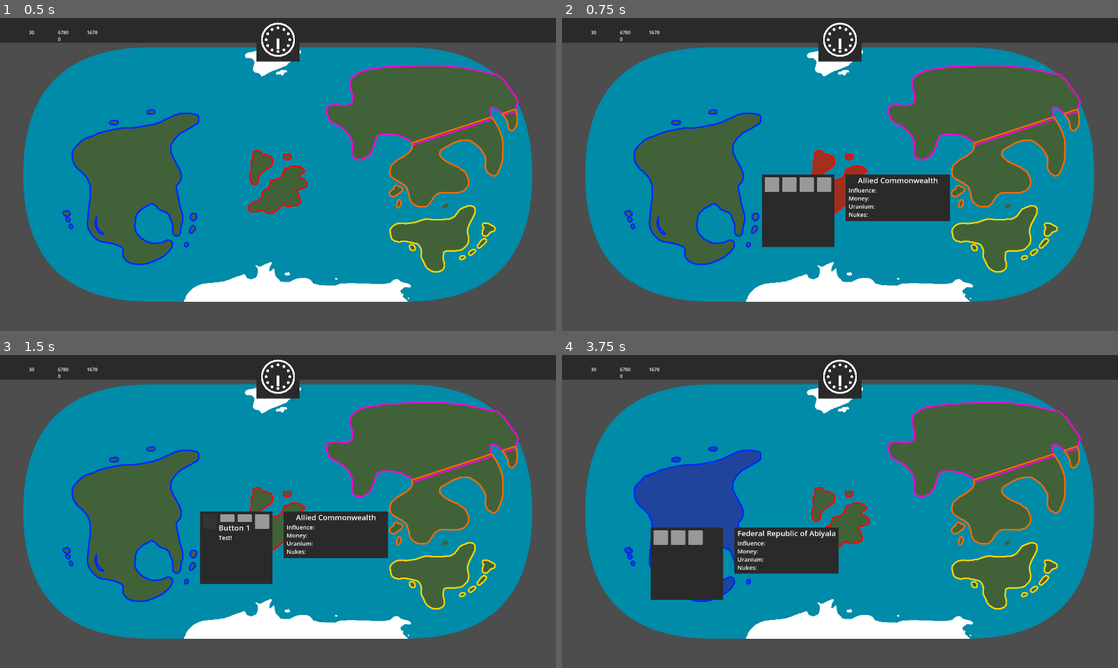
Above: before the commit, frames 1-4 (two rows, left to right).
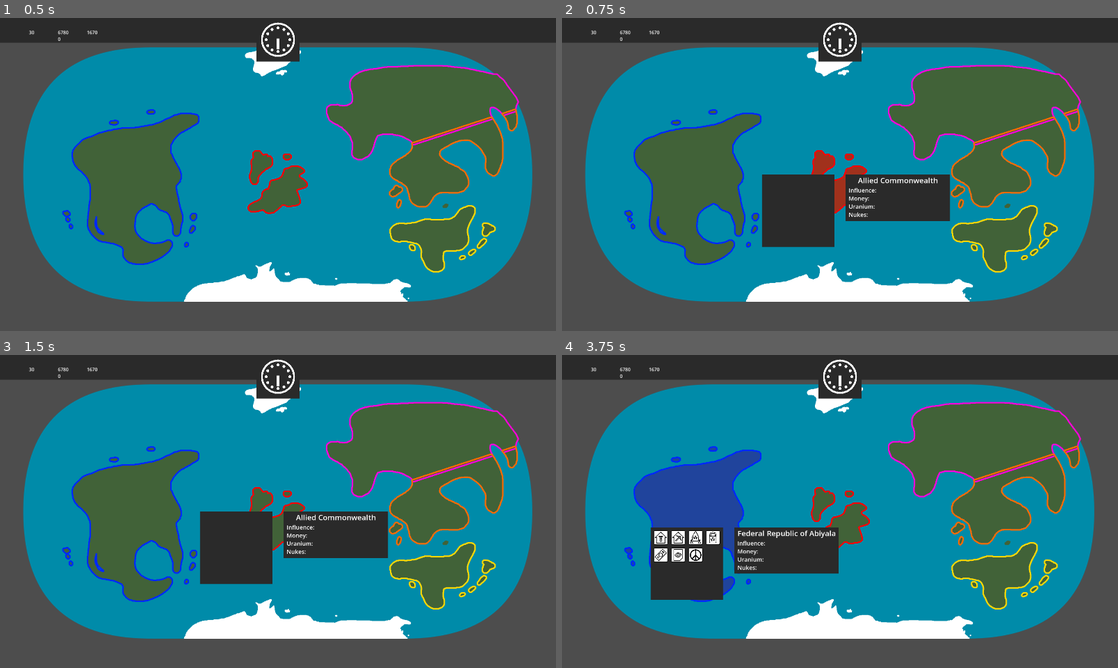
Above: after the commit, the same moments.

Repository: Stev51/gmtk-jam-2026
Game: Godot game, scene res://scenes/main.tscn
Two runs of this game, one before a commit and one after it. Both use one fixed random seed, a clock stepped at 60 frames per second and the inputs below.
Inputs (mouse positions are in pixels of both pictures, inside the frame that each line leads up to):
- Up to frame 1 (0.5 s): no input
- Up to frame 2 (0.75 s): tap Enter at 0.5 s; hold 1 (x1_speed) from 0.53 s (still down); click (840, 174) at 0.67 s
- Up to frame 3 (1.5 s): release 1 (x1_speed) at 1.25 s; click (211, 520) at 1.27 s
- Up to frame 4 (3.75 s): click (773, 520) at 2.02 s; click (773, 520) at 2.77 s; tap Space (pause) at 3.5 s; move the mouse to (728, 527) at 3.52 s; tap 2 (x2_speed) at 3.6 s; click (728, 527) at 3.67 s

Frame 1 is identical in both runs. In frame 2, 0.5% of the frame differs, in the area x 36-49%, y 50-56%; in frame 3, 0.3%; in frame 4, 0.8%, in the area x 16-29%, y 56-67%.

Commit message:
Domestic menu button icons and titles

Diff:
--- a/scenes/country_click_box.tscn
+++ b/scenes/country_click_box.tscn
@@ -2,6 +2,13 @@
 
 [ext_resource type="Script" uid="uid://c7xvcgg1qa8yb" path="res://scripts/country_click_box.gd" id="1_i8p2m"]
 [ext_resource type="PackedScene" uid="uid://764vacbqo4wi" path="res://scenes/menu_button.tscn" id="2_otq85"]
+[ext_resource type="Texture2D" uid="uid://dv3x4x6xnoosu" path="res://assets/img/buttons/domestic_actions/button_war_taxes.png" id="3_5638l"]
+[ext_resource type="Texture2D" uid="uid://cpxxgtc7ktxlq" path="res://assets/img/buttons/domestic_actions/button_build_mine.png" id="4_ck6e8"]
+[ext_resource type="Texture2D" uid="uid://cc6gtup03eb3u" path="res://assets/img/buttons/domestic_actions/button_propaganda.png" id="4_g3b3l"]
+[ext_resource type="Texture2D" uid="uid://e885trw1ldyf" path="res://assets/img/buttons/domestic_actions/button_build_lab.png" id="5_d24uu"]
+[ext_resource type="Texture2D" uid="uid://dx7ywayeha86j" path="res://assets/img/buttons/domestic_actions/button_build_nuke.png" id="5_i0dcp"]
+[ext_resource type="Texture2D" uid="uid://mscqv31qcgc" path="res://assets/img/buttons/domestic_actions/button_unlock_nukes.png" id="6_k6deq"]
+[ext_resource type="Texture2D" uid="uid://h44pu0v2dwyj" path="res://assets/img/buttons/domestic_actions/button_enforce_armistice.png" id="9_5tlf7"]
 
 [node name="CountryClickBox" type="Control" unique_id=1626015699]
 layout_mode = 3
@@ -24,38 +31,6 @@
 color = Color(0.16470589, 0.16470589, 0.16470589, 1)
 
 [node name="ForeignInteractionContainer" type="GridContainer" parent="." unique_id=664369936]
-layout_mode = 0
-offset_left = -260.0
-offset_top = 10.0
-offset_right = -30.0
-offset_bottom = 240.0
-mouse_filter = 0
-mouse_behavior_recursive = 2
-theme_override_constants/h_separation = 60
-theme_override_constants/v_separation = 60
-columns = 4
-
-[node name="MenuButton" parent="ForeignInteractionContainer" unique_id=1409302024 instance=ExtResource("2_otq85")]
-layout_mode = 2
-title = "Button 1"
-description = "Test!"
-
-[node name="MenuButton2" parent="ForeignInteractionContainer" unique_id=1577535331 instance=ExtResource("2_otq85")]
-layout_mode = 2
-title = "Button 2"
-description = "Test!!"
-
-[node name="MenuButton3" parent="ForeignInteractionContainer" unique_id=348489687 instance=ExtResource("2_otq85")]
-layout_mode = 2
-title = "Button 3"
-description = "Test!!!"
-
-[node name="MenuButton4" parent="ForeignInteractionContainer" unique_id=1276191837 instance=ExtResource("2_otq85")]
-layout_mode = 2
-title = "Button 4"
-description = "Test!!!!"
-
-[node name="DomesticInteractionContainer" type="GridContainer" parent="." unique_id=73160943]
 visible = false
 layout_mode = 0
 offset_left = -260.0
@@ -68,17 +43,56 @@
 theme_override_constants/v_separation = 60
 columns = 4
 
-[node name="MenuButton" parent="DomesticInteractionContainer" unique_id=1988415623 instance=ExtResource("2_otq85")]
+[node name="DomesticInteractionContainer" type="GridContainer" parent="." unique_id=73160943]
+layout_mode = 0
+offset_left = -260.0
+offset_top = 10.0
+offset_right = -30.0
+offset_bottom = 240.0
+mouse_filter = 0
+mouse_behavior_recursive = 2
+theme_override_constants/h_separation = 60
+theme_override_constants/v_separation = 60
+columns = 4
+
+[node name="BuildLabButton" parent="DomesticInteractionContainer" unique_id=924999897 instance=ExtResource("2_otq85")]
 layout_mode = 2
-title = "Button 1"
-description = "Test!"
+title = "Build Lab"
+description = "PLACEHOLDER TEXT"
+icon = ExtResource("5_d24uu")
 
-[node name="MenuButton2" parent="DomesticInteractionContainer" unique_id=184920065 instance=ExtResource("2_otq85")]
+[node name="BuildMineButton" parent="DomesticInteractionContainer" unique_id=1409302024 instance=ExtResource("2_otq85")]
 layout_mode = 2
-title = "Button 2"
-description = "Test!!"
+title = "Build Mine"
+description = "PLACEHOLDER TEXT"
+icon = ExtResource("4_ck6e8")
 
-[node name="MenuButton3" parent="DomesticInteractionContainer" unique_id=477577639 instance=ExtResource("2_otq85")]
+[node name="BuildNukeButton" parent="DomesticInteractionContainer" unique_id=1537607901 instance=ExtResource("2_otq85")]
 layout_mode = 2
-title = "Button 3"
-description = "Test!!!"
+title = "Build Nuclear Warhead"
+description = "PLACEHOLDER TEXT"
+icon = ExtResource("5_i0dcp")
+
+[node name="UnlockNukesButton" parent="DomesticInteractionContainer" unique_id=934982042 instance=ExtResource("2_otq85")]
+layout_mode = 2
+title = "Establish Nuclear Capabilities"
+description = "PLACEHOLDER TEXT"
+icon = ExtResource("6_k6deq")
+
+[node name="WarTaxesButton" parent="DomesticInteractionContainer" unique_id=830849317 instance=ExtResource("2_otq85")]
+layout_mode = 2
+title = "Raise War Taxes"
+description = "PLACEHOLDER TEXT"
+icon = ExtResource("3_5638l")
+
+[node name="PropagandaButton" parent="DomesticInteractionContainer" unique_id=1664334327 instance=ExtResource("2_otq85")]
+layout_mode = 2
+title = "Spread Propaganda"
+description = "PLACEHOLDER TEXT"
+icon = ExtResource("4_g3b3l")
+
+[node name="EnforceArmistice" parent="DomesticInteractionContainer" unique_id=1061289973 instance=ExtResource("2_otq85")]
+layout_mode = 2
+title = "Enforce the Armistice"
+description = "PLACEHOLDER TEXT"
+icon = ExtResource("9_5tlf7")
--- a/scenes/menu_button.tscn
+++ b/scenes/menu_button.tscn
@@ -7,6 +7,7 @@
 content_margin_top = 4.0
 content_margin_right = 4.0
 content_margin_bottom = 4.0
+bg_color = Color(0, 0, 0, 0)
 corner_radius_top_left = 3
 corner_radius_top_right = 3
 corner_radius_bottom_right = 3
@@ -25,6 +26,8 @@
 script = ExtResource("1_xsssc")
 
 [node name="Icon" type="Sprite2D" parent="." unique_id=557967043]
+scale = Vector2(0.1, 0.1)
+centered = false
 
 [node name="Button" type="Button" parent="." unique_id=6124227]
 layout_mode = 0
--- a/scripts/menu_button.gd
+++ b/scripts/menu_button.gd
@@ -1,8 +1,23 @@
+@tool
 extends Control
 
 @export var title: String
 @export var description: String
+@export var icon: Texture2D
 @export var function_name: String
+
+@onready var icon_node = $Icon
+
+func _ready() -> void:
+	set_icon()
+
+func _process(_delta: float) -> void:
+	if Engine.is_editor_hint():
+		set_icon()
+
+func set_icon() -> void:
+	if icon != null:
+		icon_node.texture = icon
 
 func _on_button_pressed() -> void:
 	print("Button pressed!")
